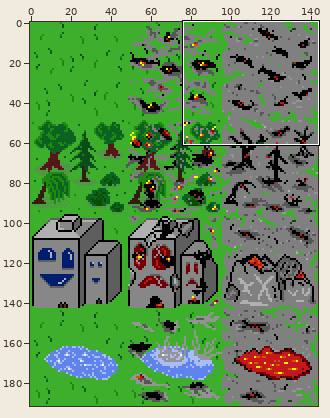
A sprite sheet gets an edit: fire/images/inc_tileset.png. The picture above shows the old version from afar; the outline marks the close-up.
Close-up. First the earlier version:
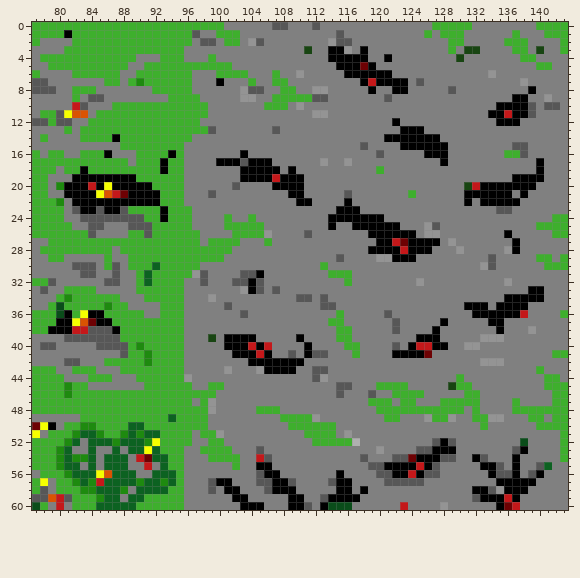
The file is 144x192 pixels. Shown: x 77..143, y 0..60. The commit also changed other parts of the picture, which this record leaves out.
New version:
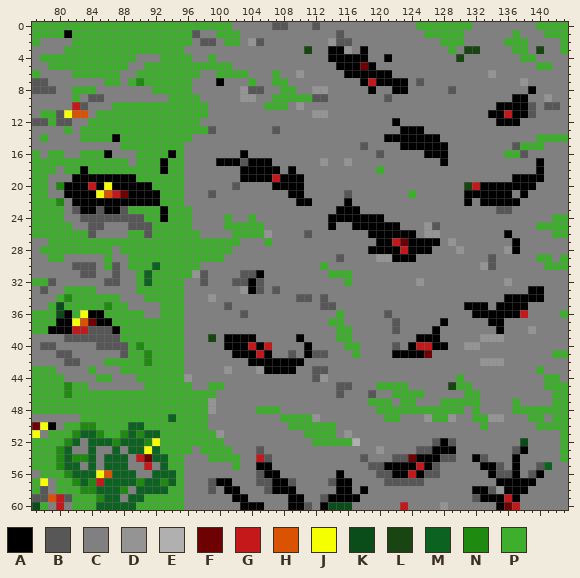
Palette (. is transparent): A #000000  B #575757  C #808080  D #949494  E #b0b0b0  F #6d0103  G #c4181a  H #da5302  J #f6ff00  K #0a4d1a  L #184512  M #0c6221  N #1e8a0f  P #3eaf2d
Edits made:
@@ x 94..130 @@
- 0 PPPPPPPCCCCCCBBCCCBCCCCCCCCCCCCCCPPPP
- 1 PPPBCCPPPCCCCCCCCCCCCBCCCCCCCCCCPCPPP
- 2 PPPCBBCPPCDBCCCCCCCCDBBCCCCCCCCCCCCPP
+ 0 PPPPPPPPCCCCCBBCCCBCCCCCCCCCCCCPPPPPP
+ 1 PPPBCCPPPCCCCCCCCCCCCBCCCCCCCCCCPPPPP
+ 2 PPPCBBCPPCDBCCCCCCCCDBBCCCCCCCCCCCPPP
  3 PPCCCCCCCCCCCCCCCLCCAADCACCCCCCCCCCPC
- 4 PPCCCPCCCCCCCCCCCCCCAAAAACCACCCCCCCCL
+ 4 PPPCCPCCCCCCCCCCCCCCAAAAACCACCCCCCCCL
  5 PPPPPPPPCCCCCCCCCCCCCAAAFACCCCCCCCCCC
- 6 PPPCCCPPPPCCCPCCDCCCCCAAAAAACCCCCCCCC
+ 6 PPPPCCPPPPCCCPCCDCCCCCAAAAAACCCCCCCCC
  7 PPPCCCACCCPCCPPCCCCCCCCCAGAAAACBCCCCC
@@ x 136..143 @@
 13 CCCCCCCC
-14 CCCCCCCC
-15 CBBCCCCC
+14 CCCCPPPP
+15 CBPPPCCC
 16 PPBCCCCC
@@ x 96..100 @@
 26 PPCCC
-27 PPCPP
+27 PPPPP
 28 PPPPP
@@ x 78..99 @@
 40 BBCCCCCBBBBPNPPPPPCCCC
-41 CCCCCCCCCCBPPNPPPPCCCC
+41 CCBBCCCCCCBPPNPPPPCCCC
 42 CCCBBCCCPPPPPNPPPPCCCC
-43 PPCCPPPCCCPPPPPPPPCCCC
-44 PPPCCCPPPCCCPPPPPPDCCC
+43 PPCCCCPCCCPPPPPPPPCCCC
+44 PPPCCCCPPCCCPPPPPPDCCC
 45 PPPNPPCCCCCCCPPPPPPCCP
 46 PPPNPPPPPPPPPPPPPPPPPP
-47 PPPPPPPPPPPPPPPPPPPCPD
+47 PPPPPPPPPPPPPPPPPPPPPD
 48 PPPPPPPPPPPPPPPPPPPPPD
@@ x 94..100 @@
 50 PPPPPCC
-51 PPPCPPD
-52 PPPCCPP
-53 PPCCPPP
+51 PPPPPPD
+52 PPPPPPP
+53 PPPCPPP
 54 PPCCCPP
Where, in picture pixels (left, top, right, bottom), the same in both close-ups:
changed: (224, 22, 232, 30)
changed: (416, 22, 448, 46)
changed: (184, 54, 200, 78)
changed: (520, 134, 568, 150)
changed: (200, 238, 208, 246)
changed: (56, 350, 96, 382)
changed: (192, 398, 200, 406)
changed: (184, 430, 208, 454)
